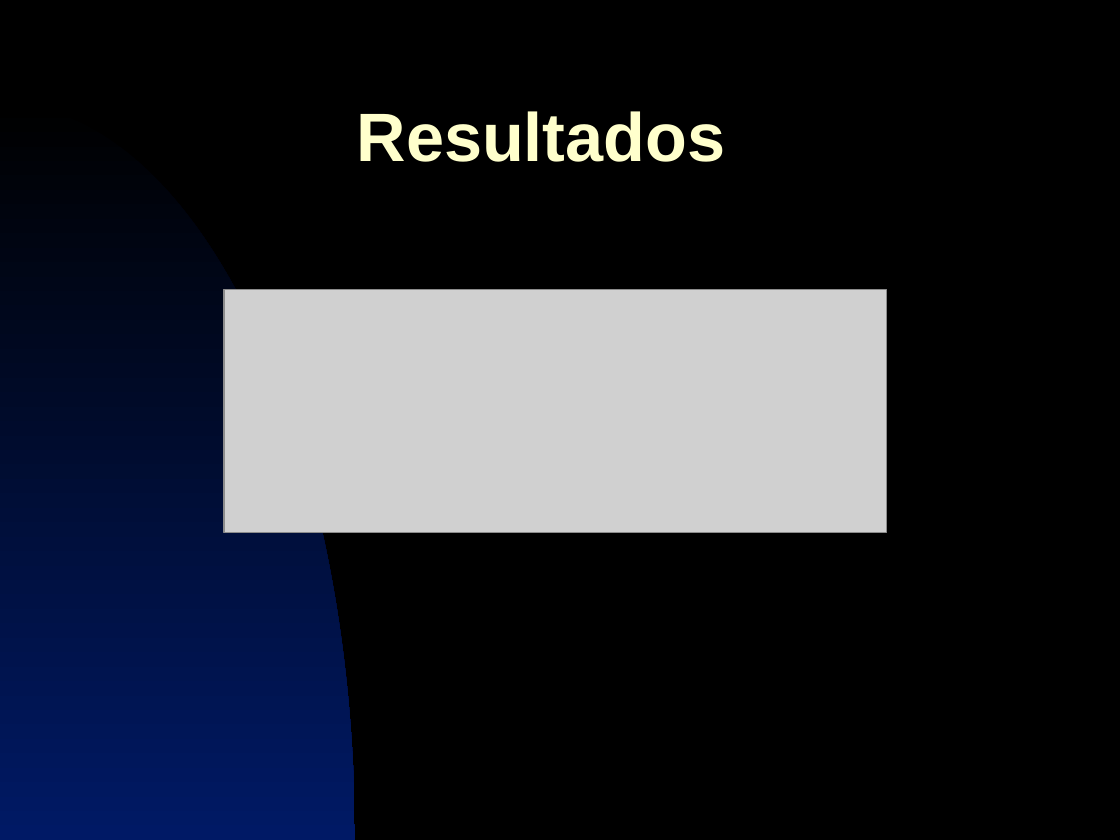
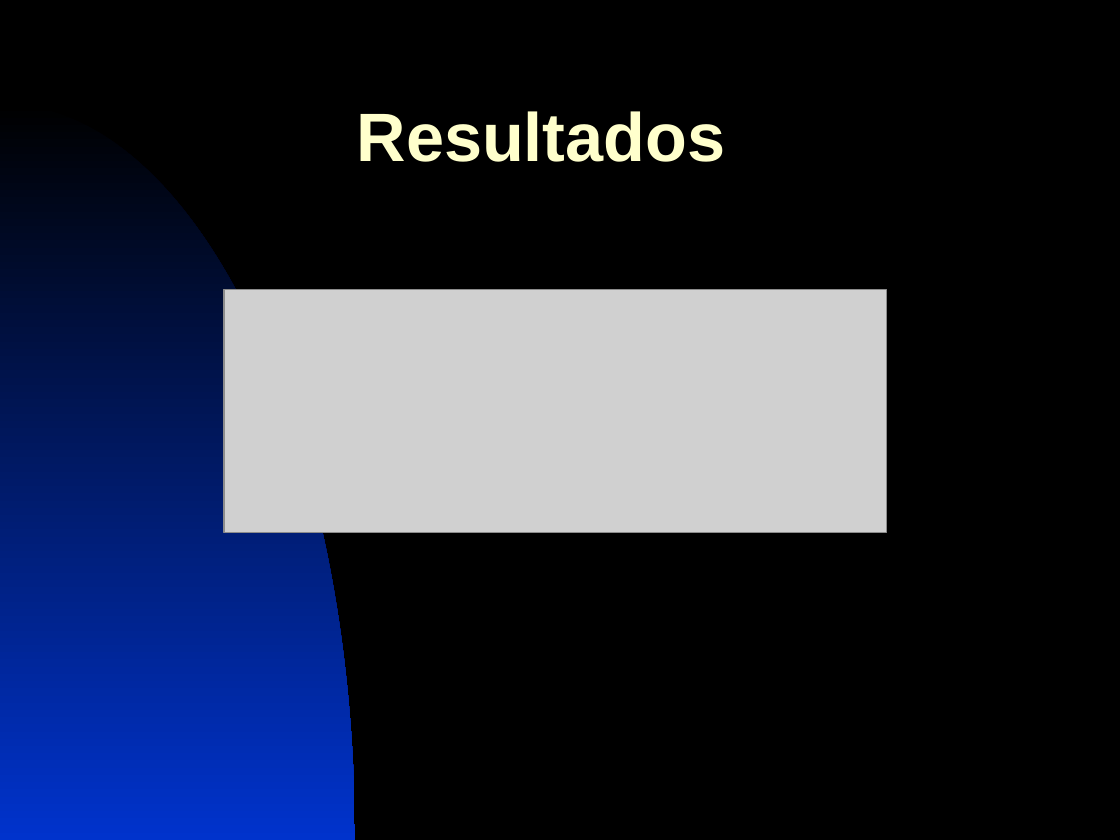
Before and after one commit to brunofms/inf2915_rsvd-video-recommendation, a slide deck: slide 11 of presentation/trabalho_am.ppt (slide 10 before the commit). Drawn at 1120x840 pixels with LibreOffice and Linux fonts; fonts in the diff are those of the drawing; grey boxes stand for pictures. Boxes give left, top, right and bottom in pixels: in the first picture for what was removed or moved away, otherwise in the second. Text is boxed around its words. In the diff, an @@ line names an element or a change of style, - is before the commit and + after.

Commit message:
Detalahdno o corpus e os resultados de treino e teste na apresentação

```diff
--- a/presentation/trabalho_am.ppt
+++ b/presentation/trabalho_am.ppt
@@ freeform shape removed at <box>0,103,355,840</box> @@
@@ freeform shape added at <box>0,103,355,840</box>, fill gradient #000000 to #0033CC @@
```
Also in this commit, not shown: 13 other slides changed, 3 slides added.
